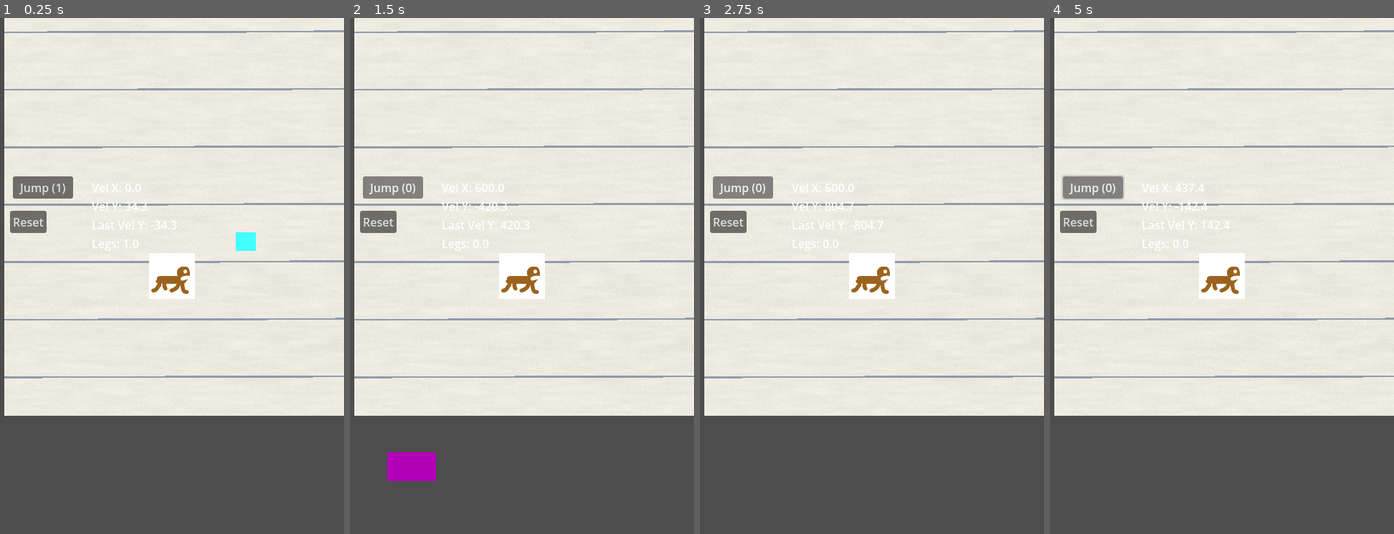
Above: before the commit, frames 1-4 (left to right).
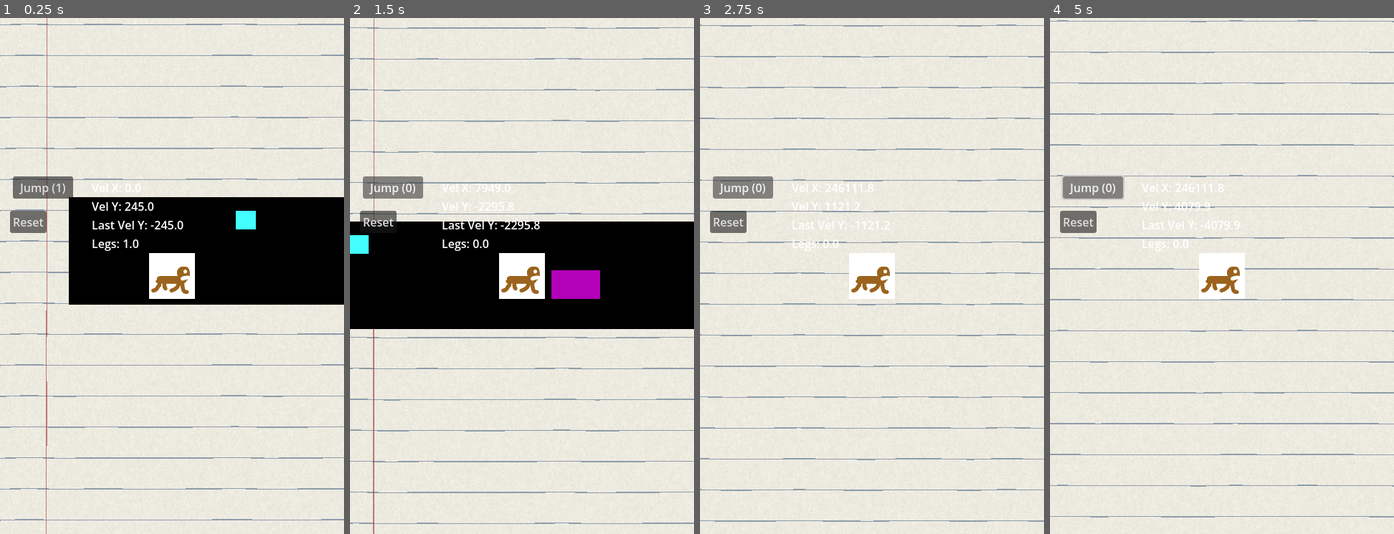
Above: after the commit, the same moments.

Repository: TOMYAAAAAH/paf-la-mite
Game: Godot game, scene res://main.tscn
Same seed, same stepped clock (60 frames per second), same inputs: the game is played once before the commit and once after it.
Inputs:
- Up to frame 1 (0.25 s): no input
- Up to frame 2 (1.5 s): click "Jump (1)" at 0.5 s; click "Jump (0)" at 1.25 s
- Up to frame 3 (2.75 s): click "Jump (0)" at 2 s
- Up to frame 4 (5 s): click "Jump (0)" at 2.75 s; tap Enter (ui_accept) at 3.5, 3.77, 4.52 s; tap Tab (launch) at 3.6, 4.35 s

The runs differ from the first frame. In frame 1, 43% of the frame differs, in the area x 0-100%, y 0-100%; in frame 2, 47%; in frame 3, 29%; in frame 4, 29%.

Commit message:
feature/logic-camera

Diff:
--- a/cahier_brouillon.gdshader
+++ b/cahier_brouillon.gdshader
@@ -17,14 +17,16 @@
 uniform float margin_position : hint_range(0.0, 1.0) = 0.15;              // Position de la ligne rouge à gauche
 uniform float margin_thickness : hint_range(0.001, 0.01) = 0.003;          // Épaisseur de la ligne rouge
 
+group_uniforms Deplacement;
+uniform float camera_x = 0.0;                                             // Lié à la position X de la caméra
+uniform float camera_y = 0.0;                                             // Lié à la position Y de la caméra
+
 // --- FONCTIONS DE BRUIT PROCÉDURAL ---
 
-// Bruit de base (White Noise) pour le grain fin
 float random(vec2 st) {
     return fract(sin(dot(st.xy, vec2(12.9898, 78.233))) * 43758.5453123);
 }
 
-// Bruit adouci (Value Noise) pour les fibres et les imperfections du papier
 float noise(vec2 st) {
     vec2 i = floor(st);
     vec2 f = fract(st);
@@ -34,7 +36,6 @@
     float c = random(i + vec2(0.0, 1.0));
     float d = random(i + vec2(1.0, 1.0));
 
-    // Interpolation cubique (Hermite) pour adoucir les transitions
     vec2 u = f * f * (3.0 - 2.0 * f);
 
     return mix(a, b, u.x) + (c - a) * u.y * (1.0 - u.x) + (d - b) * u.x * u.y;
@@ -43,48 +44,46 @@
 void fragment() {
     vec2 uv = UV;
 
+    // Création d'un UV virtuel synchronisé sur les mouvements de la caméra
+    // Le multiplicateur 0.0002 crée un effet de parallaxe discret et fluide
+    vec2 moving_uv = vec2(uv.x + (camera_x * 0.0002), uv.y + (camera_y * 0.0002));
+
     // -------------------------------------------------------------
     // 1. GÉNÉRATION DE L'ASPECT PAPIER (LE FOND)
     // -------------------------------------------------------------
-    // Grain de bruit très fin et "pixelisé"
-    float grain = random(uv * 999.0);
+    float grain = random(uv * 999.0); // Le grain fin reste calé sur l'écran
 
-    // Fibres et variations de texture plus larges (effet froissé/imparfait)
-    float fibers = noise(uv * paper_scale);
-    float fibers2 = noise(uv * (paper_scale * 0.4)); // Deuxième couche plus large
+    // Les imperfections et fibres bougent avec le papier
+    float fibers = noise(moving_uv * paper_scale);
+    float fibers2 = noise(moving_uv * (paper_scale * 0.4));
     float paper_texture = (grain * grain_intensity) + (fibers * fiber_intensity) + (fibers2 * fiber_intensity * 0.5);
 
-    // Application de la texture sur la couleur de base du papier
     vec4 final_color = color_paper - vec4(vec3(paper_texture), 0.0);
 
     // -------------------------------------------------------------
     // 2. DESSIN DES LIGNES HORIZONTALES (BLEUES)
     // -------------------------------------------------------------
-    // Effet "tracé à la main" pour faire osciller la ligne horizontale
-    float hand_drawn_offset_y = (noise(vec2(uv.x * 10.0, 0.0)) - 0.5) * 0.0015;
+    // Effet tracé main stabilisé grâce au moving_uv
+    float hand_drawn_offset_y = (noise(vec2(moving_uv.x * 10.0, 0.0)) - 0.5) * 0.0015;
 
-    float pos_y = uv.y + hand_drawn_offset_y;
+    float pos_y = moving_uv.y + hand_drawn_offset_y;
     float horizontal_pattern = fract(pos_y / line_spacing);
 
-    // Génération de la ligne
     float is_horizontal_line = step(1.0 - (line_thickness / line_spacing), horizontal_pattern);
 
     // -------------------------------------------------------------
     // 3. DESSIN DE LA MARGE VERTICALE (ROUGE)
     // -------------------------------------------------------------
-    // Effet "fait main" pour la ligne verticale
-    float hand_drawn_offset_x = (noise(vec2(0.0, uv.y * 8.0)) - 0.5) * 0.002;
+    // Effet tracé main stabilisé également
+    float hand_drawn_offset_x = (noise(vec2(0.0, moving_uv.y * 8.0)) - 0.5) * 0.002;
 
-    float pos_x = uv.x + hand_drawn_offset_x;
+    float pos_x = moving_uv.x + hand_drawn_offset_x;
     float is_margin_line = step(margin_position, pos_x) * step(pos_x, margin_position + margin_thickness);
 
     // -------------------------------------------------------------
     // 4. MELANGE FINAL
     // -------------------------------------------------------------
-    // Application des lignes bleues
     final_color = mix(final_color, color_lines, is_horizontal_line * color_lines.a);
-
-    // Application de la marge rouge
     final_color = mix(final_color, color_margin, is_margin_line * color_margin.a);
 
     COLOR = final_color;
--- a/floor.tscn
+++ b/floor.tscn
@@ -5,6 +5,13 @@
 
 [node name="Floor" type="StaticBody2D" unique_id=215917808]
 
+[node name="Line2D" type="Line2D" parent="." unique_id=157510918]
+position = Vector2(0, -382.63513)
+scale = Vector2(1, 1.4950001)
+points = PackedVector2Array(-45, 673, 2507.0833, 673.00024, 8207, 673)
+width = 100.0
+default_color = Color(0, 0, 0, 1)
+
 [node name="CollisionShape2D" type="CollisionShape2D" parent="." unique_id=944876245]
-position = Vector2(4106, 673)
+position = Vector2(4107, 560)
 shape = SubResource("RectangleShape2D_ryoud")
--- a/main.gd
+++ b/main.gd
@@ -1,6 +1,26 @@
 extends Node2D
 
-# Connect this function to the Button's "pressed" signal
+# On pointe sur la caméra embarquée dans ton personnage "Mite"
+@onready var camera = $Mite/Camera2D
+@onready var color_rect = $ProceduralBackground/ColorRect
+
+func _ready():
+	# Check de sécurité au lancement du jeu
+	if camera == null:
+		print("❌ ERREUR : Impossible de trouver la Camera2D sous $Mite. Vérifie l'arbre de scène !")
+	else:
+		print("✅ Système de défilement initialisé pour Mite.")
+
+func _process(_delta):
+	# Si la caméra et le fond sont valides, on met à jour les coordonnées du shader
+	if camera and color_rect and color_rect.material is ShaderMaterial:
+		var cam_pos = camera.global_position
+		var mat = color_rect.material as ShaderMaterial
+
+		# On envoie les positions X et Y au shader
+		mat.set_shader_parameter("camera_x", cam_pos.x)
+		mat.set_shader_parameter("camera_y", cam_pos.y)
+
+# Gestion du bouton de Reset
 func _on_reset_button_pressed():
-	# Reloads the current scene, effectively resetting the game
 	get_tree().reload_current_scene()
--- a/main.tscn
+++ b/main.tscn
@@ -20,6 +20,8 @@
 shader_parameter/line_thickness = 0.002
 shader_parameter/margin_position = 0.15
 shader_parameter/margin_thickness = 0.003
+shader_parameter/camera_x = 0.0
+shader_parameter/camera_y = 0.0
 
 [node name="Main" type="Node2D" unique_id=2144659749]
 script = ExtResource("1_lquwl")
@@ -68,10 +70,11 @@
 
 [node name="ColorRect" type="ColorRect" parent="ProceduralBackground" unique_id=22865469]
 material = SubResource("ShaderMaterial_5vw27")
-offset_left = 6.0
-offset_top = -782.0
-offset_right = 8166.0
-offset_bottom = 555.0
+anchors_preset = 15
+anchor_right = 1.0
+anchor_bottom = 1.0
+grow_horizontal = 2
+grow_vertical = 2
 
 [connection signal="pressed" from="CanvasLayer/ResetButton" to="." method="_on_reset_button_pressed"]
 [connection signal="leg_collected" from="Hopper" to="Mite" method="_on_leg_collected"]
